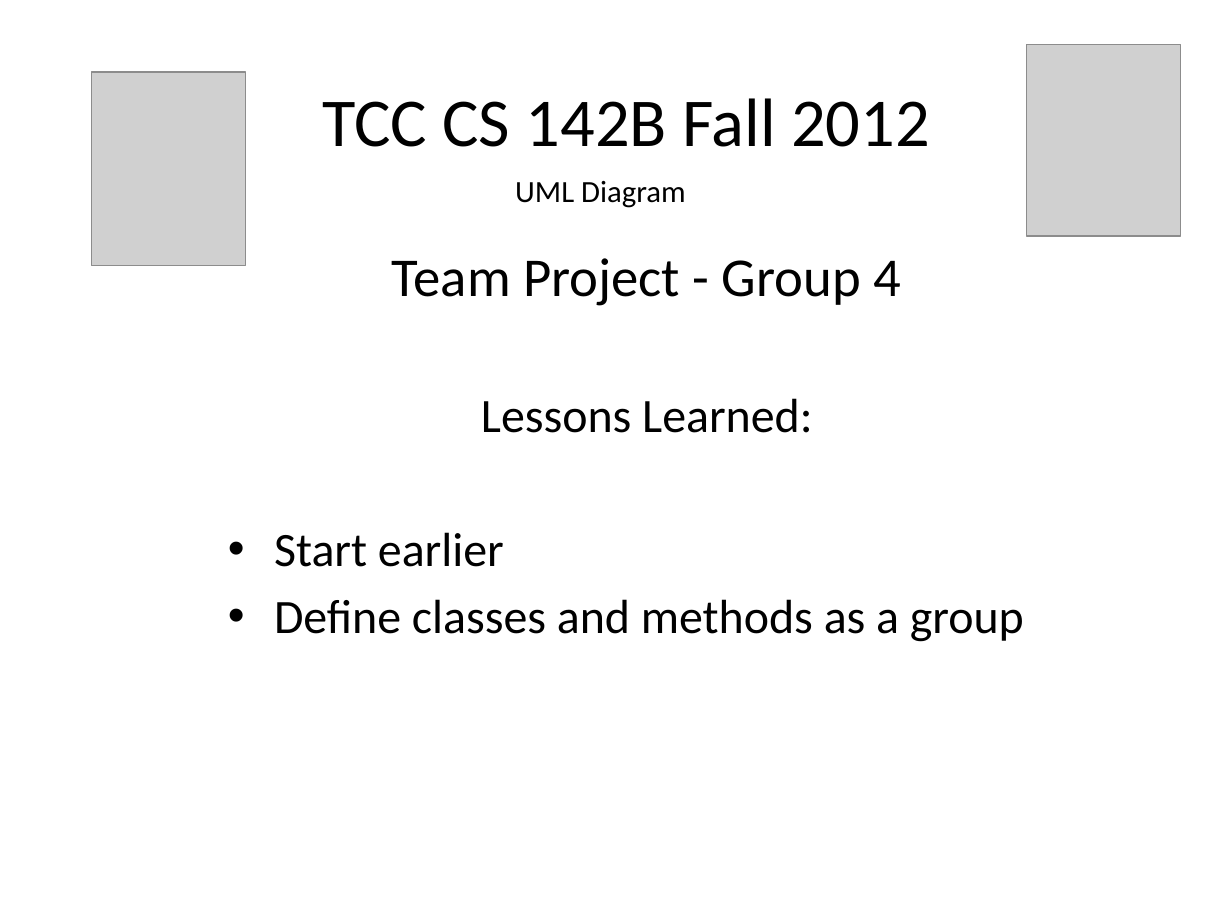
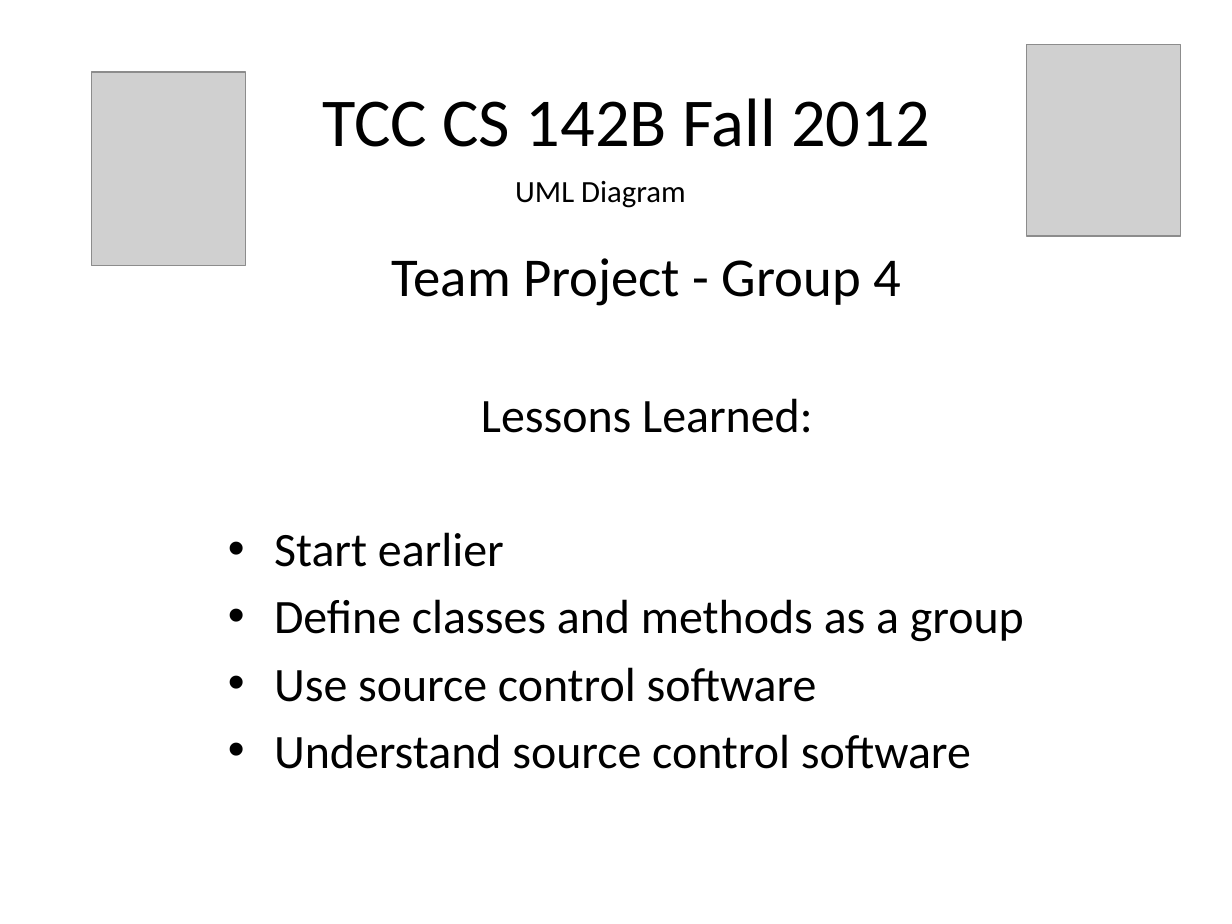
Before and after one commit to samhug/cs_142_final_project, a slide deck: slide 8 of JAVA Group Project Presentation.pptx. Drawn at 1232x924 pixels with LibreOffice and Linux fonts; fonts in the diff are those of the drawing; grey boxes stand for pictures. Boxes give left, top, right and bottom in pixels: in the first picture for what was removed or moved away, otherwise in the second. Text is boxed around its words. In the diff, an @@ line names an element or a change of style, - is before the commit and + after.

```diff
--- a/JAVA Group Project Presentation.pptx
+++ b/JAVA Group Project Presentation.pptx
@@ text at (x1=274, y1=667, x2=971, y2=769): paragraphs added @@
+• Use source control software
+• Understand source control software
```
Also in this commit, not shown: 4 other slides changed, 1 slide added, 1 other file.
